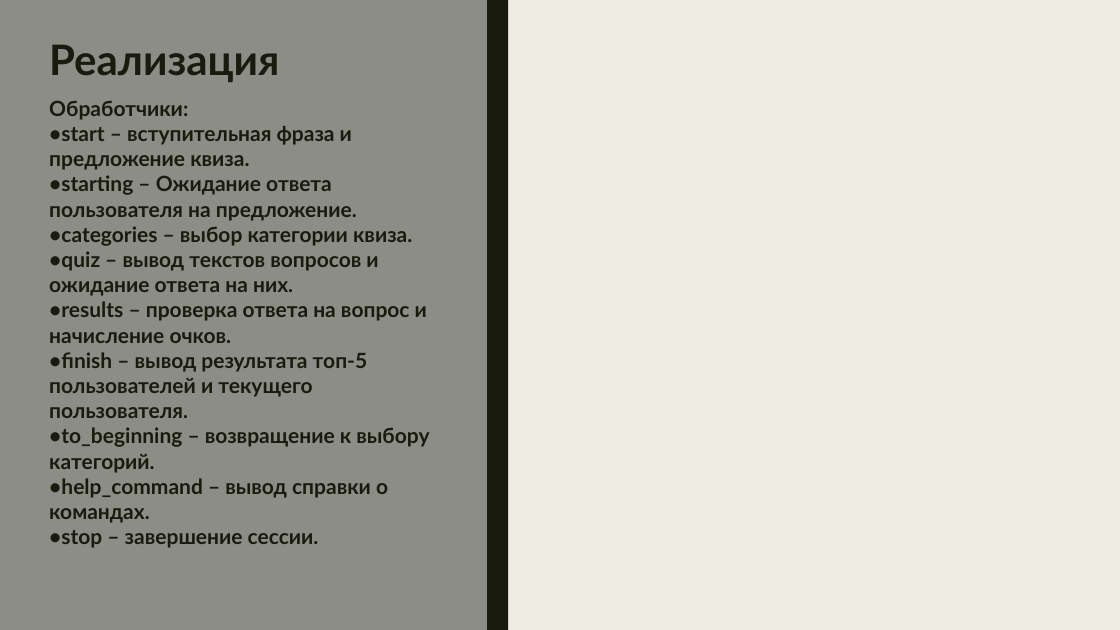
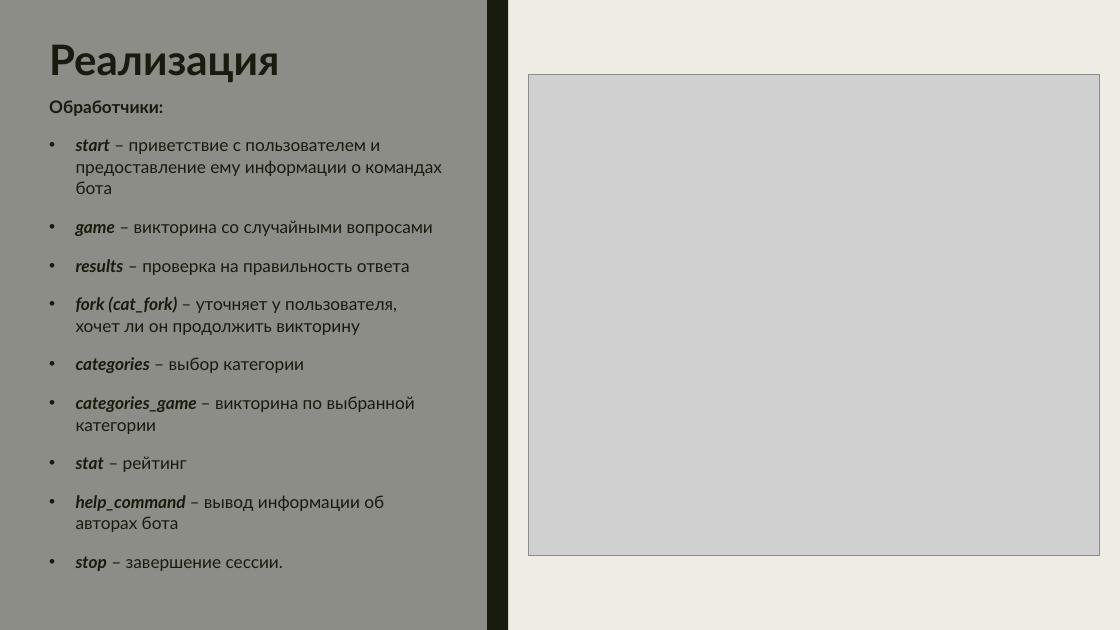
Before and after one commit to Gentlem4n72/TelegramQuiz, a slide deck: slide 4 of Бот Семён.pptx. Drawn at 1120x630 pixels with LibreOffice and Linux fonts; fonts in the diff are those of the drawing; grey boxes stand for pictures. Boxes give left, top, right and bottom in pixels: in the first picture for what was removed or moved away, otherwise in the second. Text is boxed around its words. In the diff, an @@ line names an element or a change of style, - is before the commit and + after.

```diff
--- a/Бот Семён.pptx
+++ b/Бот Семён.pptx
@@ picture added at (528,75,1100,555) @@
@@ text at (49,100,163,116): size 18 to 14.8 pt in "Обработчики:"; line spacing 1 to 1.03; more space between paragraphs @@
@@ text at (76,139,442,571): text changed; size 18 to 14.8 pt; bold off @@
-•start – вступительная фраза и предложение квиза.
-•starting – Ожидание ответа пользователя на предложение.
-•categories – выбор категории квиза.
-•quiz – вывод текстов вопросов и ожидание ответа на них.
-•results – проверка ответа на вопрос и начисление очков.
-•finish – вывод результата топ-5 пользователей и текущего пользователя.
-•to_beginning – возвращение к выбору категорий.
-•help_command – вывод справки о командах.
-•stop – завершение сессии.
+• start – приветствие с пользователем и предоставление ему информации о командах бота
+• game – викторина со случайными вопросами
+• results – проверка на правильность ответа
+• fork (cat_fork) – уточняет у пользователя, хочет ли он продолжить викторину
+• categories – выбор категории
+• categories_game – викторина по выбранной категории
+• stat – рейтинг
+• help_command – вывод информации об авторах бота
+• stop – завершение сессии.
```
Also in this commit, not shown: 2 other slides changed, 1 other file.
